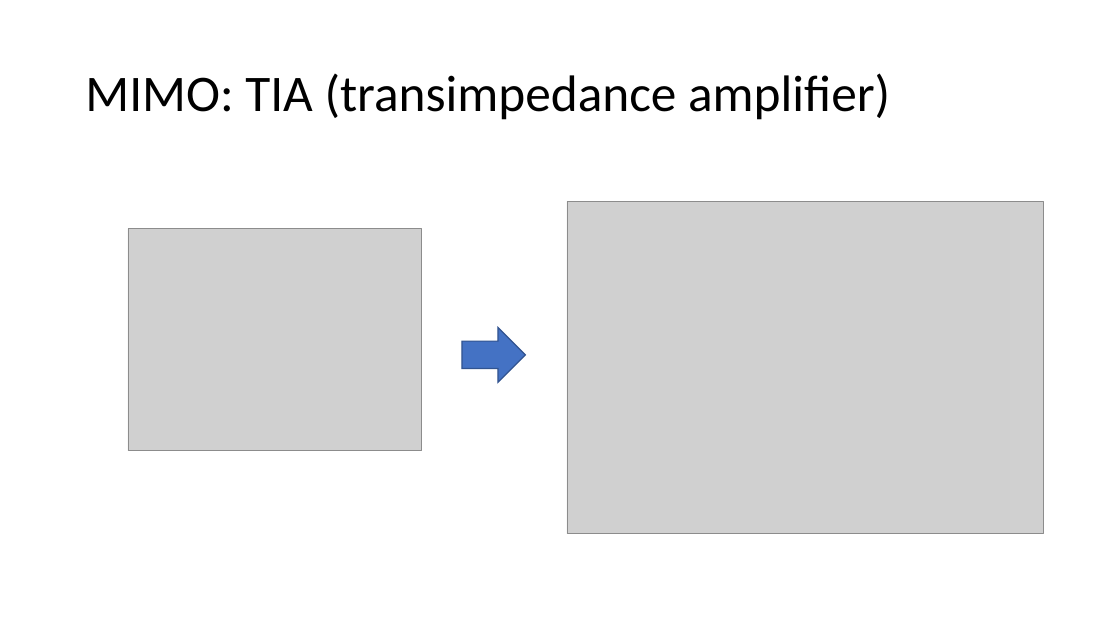
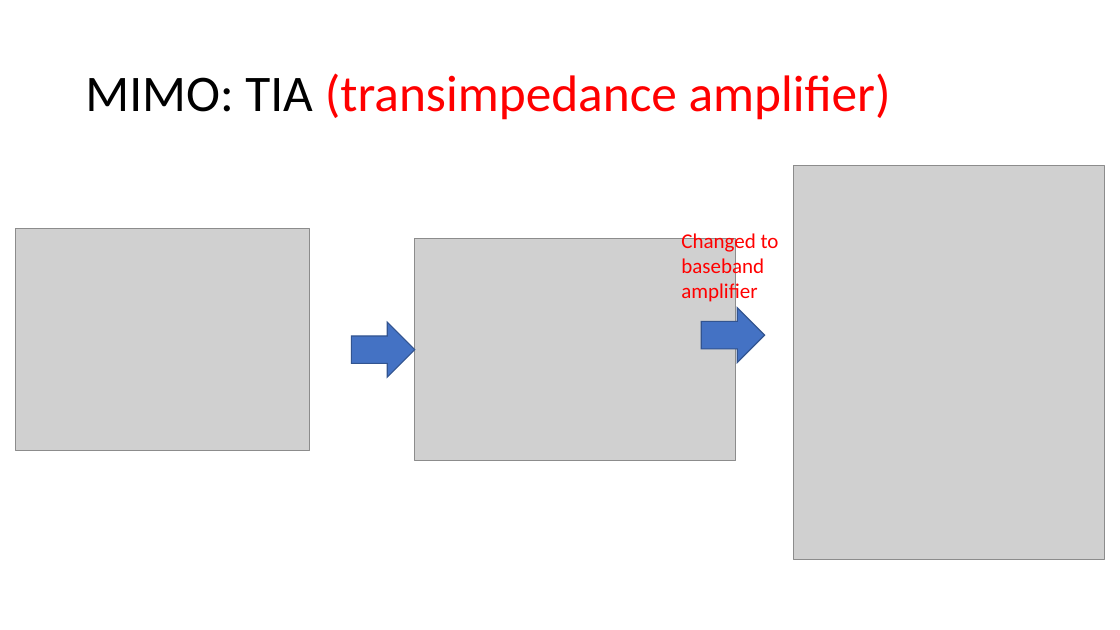
Before and after one commit to kkunal1408/GANA_circuit_data, a slide deck: slide 14 of circuit_data/source_files/individual_test_data_org/summary_results.pptx (slide 9 before the commit). Drawn at 1120x630 pixels with LibreOffice and Linux fonts; fonts in the diff are those of the drawing; grey boxes stand for pictures. Boxes give left, top, right and bottom in pixels: in the first picture for what was removed or moved away, otherwise in the second. Text is boxed around its words. In the diff, an @@ line names an element or a change of style, - is before the commit and + after.

```diff
--- a/circuit_data/source_files/individual_test_data_org/summary_results.pptx
+++ b/circuit_data/source_files/individual_test_data_org/summary_results.pptx
@@ title "MIMO: TIA (transimpedance amplifier)" at box(85, 73, 891, 120): text colour #000000 to #FF0000 in "(transimpedance amplifier)" @@
@@ picture added at box(794, 166, 1105, 560) @@
@@ picture: place and size @@
-picture at box(128, 229, 422, 450)
+picture at box(16, 229, 310, 450)
@@ picture: place and size @@
-picture at box(567, 202, 1044, 534)
+picture at box(415, 239, 736, 460)
@@ text added at box(681, 230, 779, 304), 18 pt, text #FF0000 @@
+Changed to baseband
+amplifier
@@ right arrow: place and size @@
-right arrow at box(462, 328, 526, 382)
+right arrow at box(351, 323, 415, 377)
@@ right arrow added at box(702, 308, 765, 362), fill #4472C4, outline #325491 1 pt @@
```
Also in this commit, not shown: 6 other slides changed, 11 slides added, 3 other files.
